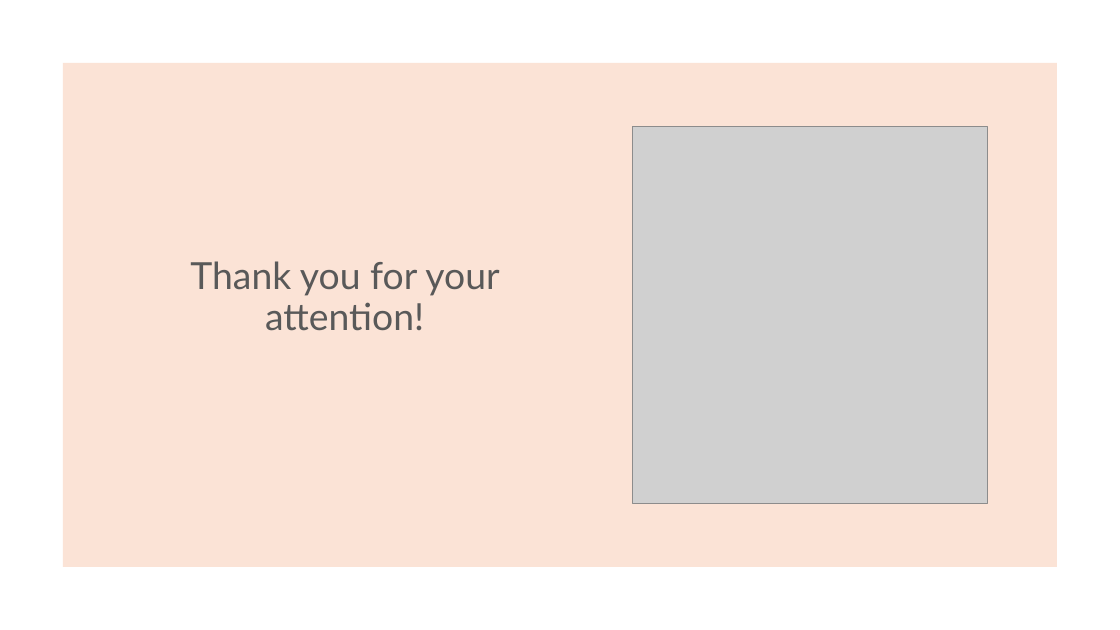
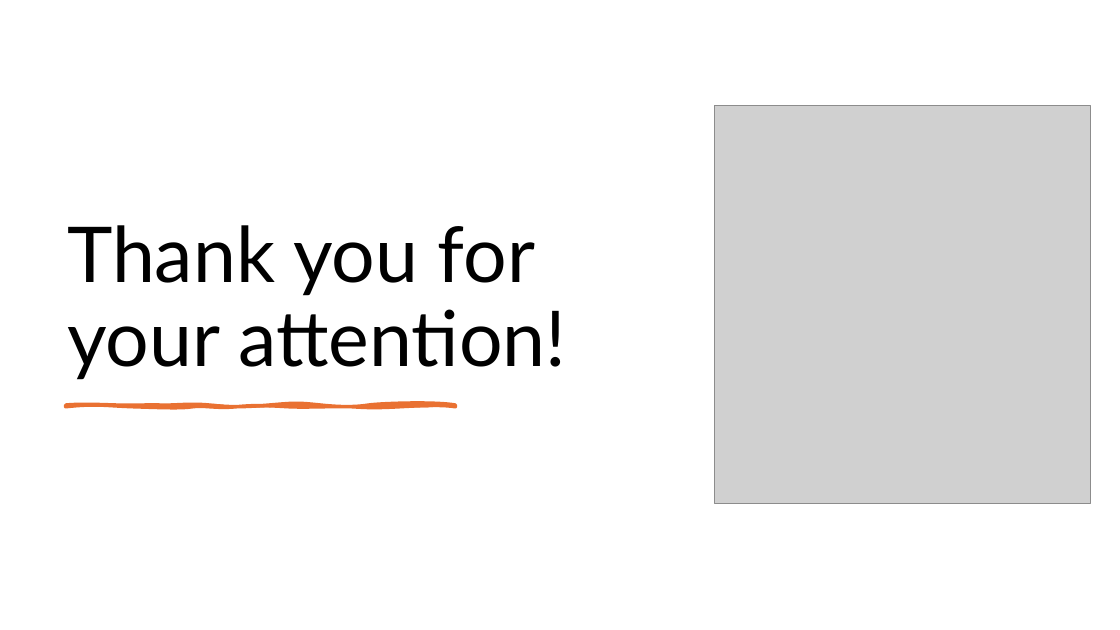
Before and after one commit to TudosLevente/ProjectWork, a slide deck: slide 9 of Docx/Projekt dokumentációk/Végleges dokumentáció/FoodHub.pptx (slide 8 before the commit). Drawn at 1120x630 pixels with LibreOffice and Linux fonts; fonts in the diff are those of the drawing; grey boxes stand for pictures. Boxes give left, top, right and bottom in pixels: in the first picture for what was removed or moved away, otherwise in the second. Text is boxed around its words. In the diff, an @@ line names an element or a change of style, - is before the commit and + after.

```diff
--- a/Docx/Projekt dokumentációk/Végleges dokumentáció/FoodHub.pptx
+++ b/Docx/Projekt dokumentációk/Végleges dokumentáció/FoodHub.pptx
@@ title "Thank you for your attention!": place and size @@
-title "Thank you for your attention!" at <box>190,261,499,331</box>
+title "Thank you for your attention!" at <box>67,225,566,379</box>
@@ title "Thank you for your attention!" at <box>67,225,566,379</box>: size 32 to 66 pt, text colour #595959 to #000000; alignment centre to left @@
@@ rectangle removed at <box>63,63,1057,567</box> @@
@@ picture: place and size @@
-picture at <box>633,127,988,503</box>
+picture at <box>715,105,1091,503</box>
@@ freeform shape added at <box>66,405,455,407</box>, fill #E97132, outline #E97132 3 pt @@
```
Also in this commit, not shown: 5 other slides changed, 1 slide added.
